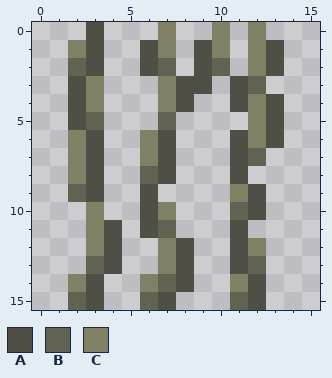
Pixel-art sprite -- mcl_flowers_double_plant_grass_bottom.png. The first picture shows the starting point.
The file is 16x16 pixels.
Palette (. is transparent): A #4f4f45  B #626252  C #808064
Pixels before, first column x 2:
 0 .A...C..C.C.
 1 CA..AC.AC.CA
 2 BA..AB.AB.CA
 3 AC...CAA.AB.
 4 AC...CA..ACA
 5 AB...B....CA
 6 CA..CA...ACA
 7 CA..CA...AB.
 8 CA..BA...A..
 9 BA..A....CA.
10 .C..AC...BA.
11 .CA.AB...A..
12 .CA..CA..AC.
13 .BA..CA..AB.
14 CA..CBA..CA.
15 BA..BA...BA.
After the commit:
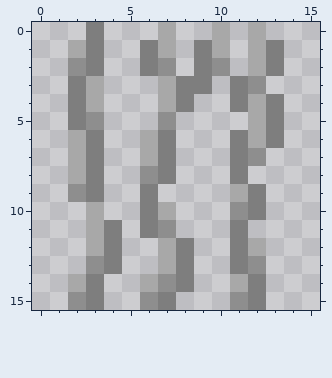
The edit:
Colour A changes from #4f4f45 to #7e7e7e.
Colour B changes from #626252 to #8e8e8e.
Colour C changes from #808064 to #a8a8a8.
